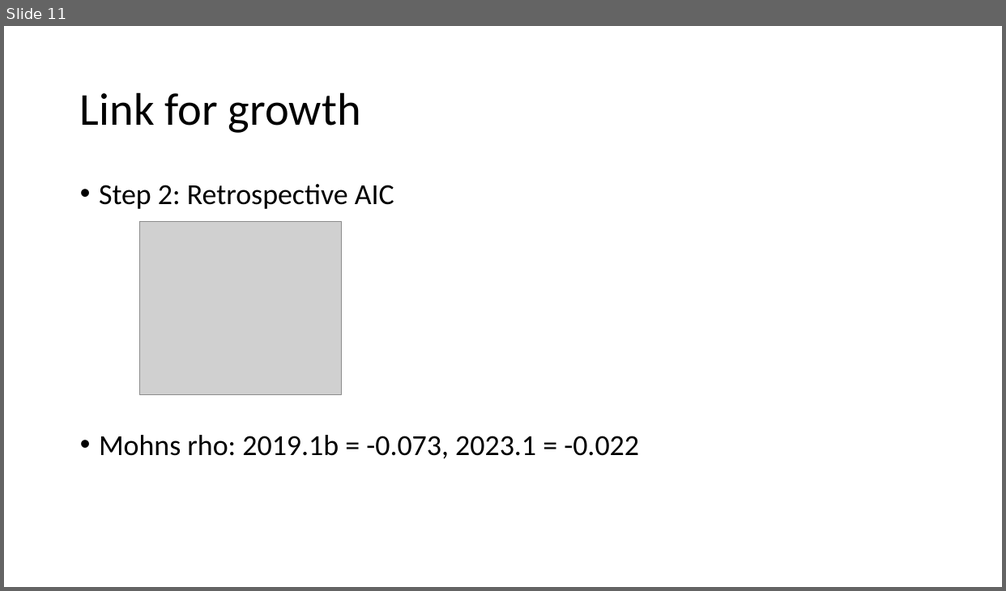
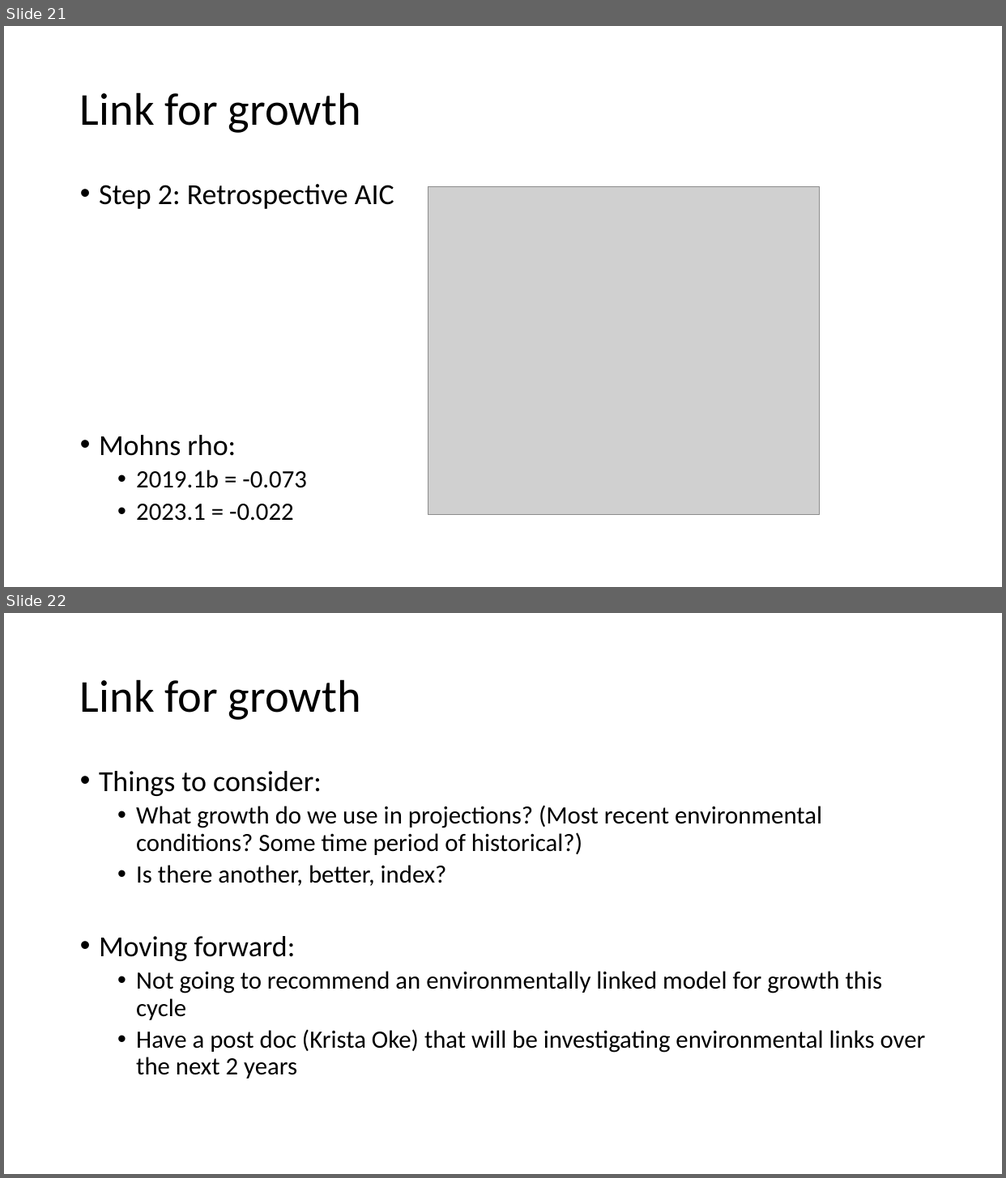
Before and after one commit to pete-hulson/goa_pcod, a slide deck: 2023/presentation/goa_pcod_sept23.pptx. Shown one above the other, each under a label of ours: slide 11 before the commit, slides 21 and 22 after it. The pictures are 1006x591 and 1006x1178 pixels, drawn with LibreOffice and Linux fonts; fonts in the diff are those of the drawing; grey boxes stand for pictures. Boxes give left, top, right and bottom in pixels: in the first picture for what was removed or moved away, otherwise in the second. Text is boxed around its words. In the diff, an @@ line names an element or a change of style, - is before the commit and + after.

```diff
--- a/2023/presentation/goa_pcod_sept23.pptx
+++ b/2023/presentation/goa_pcod_sept23.pptx
@@ slide 22 added at (4, 613, 1002, 1174), background #FFFFFF @@
@@ title added at (80, 679, 361, 720), 44 pt, text #000000 @@
+Link for growth
@@ text added at (99, 771, 926, 1079), 24 pt, text #000000 @@
+• Things to consider:
+  • What growth do we use in projections? (Most recent environmental conditions? Some time period of historical?)
+  • Is there another, better, index?
+• Moving forward:
+  • Not going to recommend an environmentally linked model for growth this cycle
+  • Have a post doc (Krista Oke) that will be investigating environmental links over the next 2 years
@@ what was slide 11 is now slide 21 @@
@@ slide 21 changed as well @@
@@ picture added at (428, 187, 819, 515) @@
@@ picture removed at (140, 221, 342, 395) @@
@@ text at (99, 435, 307, 521): text changed; size 28 to 24 pt @@
-• Mohns rho: 2019.1b = -0.073, 2023.1 = -0.022
+• Mohns rho:
+  • 2019.1b = -0.073
+  • 2023.1 = -0.022
```
Also in this commit, not shown: 9 other slides changed, 11 other slides added, 5 other files.
